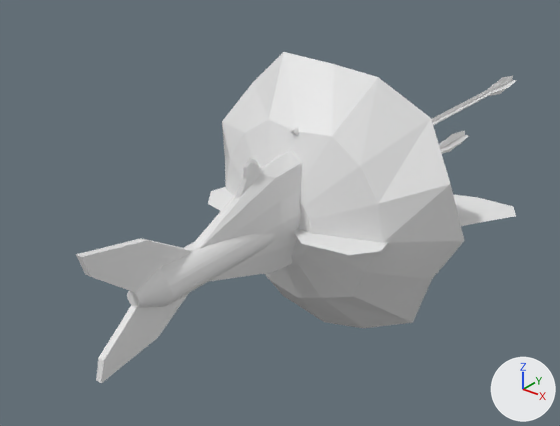
Renders of the Blender file public/models/models.blend from each side of a commit.
One viewpoint serves both versions: a 50 mm lens placed at (23.3, -31.9, 18.7), pointed at (-3.0, 0.9, -1.7). Lighting does not change. The marker at lower right points along +X, +Y and +Z.
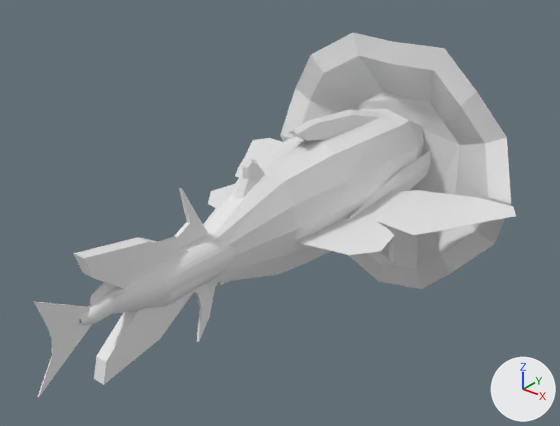
Where the newer file only moved an object's origin or applied its transform, the numbers keep the older frame.

Boxes (x1, y1, x2, y2) around the edits, measured in the pictures (560 x 426 px):
```json
{"object": "Cylinder", "change": "mesh rescaled", "before": [222, 52, 516, 328], "after": [113, 33, 511, 297], "on screen": "35% wider"}
{"object": "Cube", "change": "mesh rescaled", "before": [76, 128, 302, 383], "after": [74, 109, 424, 385]}
{"object": "Cylinder.001", "change": "reshaped, moved, turned, rescaled", "before": [127, 234, 276, 307], "after": [34, 188, 235, 398]}
{"object": "RIGHT_WING", "change": "unchanged, uncovered by the edit", "before": [208, 187, 516, 255], "after": [208, 138, 516, 255]}
```

Scene script edits in JSON lines:
```json
{"block": "me_cube", "where": "me_cube.from_pydata(...)  # 139 vertices, 123 faces; spans x -2.7..0.0, y -15.7..11.9, z -3.0..5.2"}
{"block": "me_cube", "where": "# used by ob_cube; location = (0.0, 0.0, 0.0)"}
{"block": "me_cube", "change": "me_cube part 1: the whole mesh is scaled about the mesh origin by (1.85, 1, 1)"}
{"block": "me_cylinder", "where": "me_cylinder.from_pydata(...)  # 221 vertices, 131 faces; spans x -8.6..8.6, y -26.8..2.6, z -7.9..8.6"}
{"block": "me_cylinder", "where": "# used by ob_cylinder; location = (0.0, 0.0, 0.0); rotation_euler = (-3.142, 0.0, 0.0), in degrees (-180, 0, 0)"}
{"block": "me_cylinder", "change": "me_cylinder part 2: the whole mesh is scaled about its middle by (-1, -0.889, 1), then moved by (0.0, 13.5, 0.0)"}
{"block": "me_cylinder_001", "where": "# used by ob_cylinder_001; location = (-0.01, -0.33, 0.35); rotation_euler = (1.571, 0.0, 0.0), in degrees (90, 0, 0); scale = (1.0, 1.0, 11.5)"}
{"op": "remove", "block": "me_cylinder_001", "code": "me_cylinder_001.from_pydata(...)  # 576 vertices, 546 faces; spans x -1.0..1.0, y -1.0..1.0, z -1.12..1.12"}
{"op": "add", "block": "me_cylinder_001", "code": "me_cylinder_001.from_pydata(...)  # 710 vertices, 676 faces; spans x -1.15..1.16, y -18.48..15.22, z -3.98..4.58"}
{"block": "me_cylinder_001", "change": "me_cylinder_001 part 3: 576 vertices removed from x -1.0..1.0, y -1.0..1.0, z -1.12..1.12; 710 vertices added at x -1.15..1.16, y -18.48..15.22, z -3.98..4.58"}
{"op": "set", "path": "ob_cylinder_001.rotation_euler", "old": "(1.571, 0.0, 0.0)", "new": "(0.0, 0.0, 0.0)", "note": "degrees (90, 0, 0) -> degrees (0, 0, 0)"}
{"op": "set", "path": "ob_cylinder_001.scale", "old": "(1.0, 1.0, 11.5)", "new": "(1.0, 1.0, 1.0)"}
{"op": "set", "path": "ob_cylinder_001.location", "old": "(-0.01, -0.33, 0.35)", "new": "(0.0, 0.0, 0.0)"}
```
